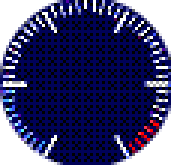
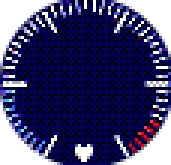
Before/after of a 171px x 165px layered artwork. What changed in the layer stack:
painted on "Original" over [75, 144, 93, 162]
